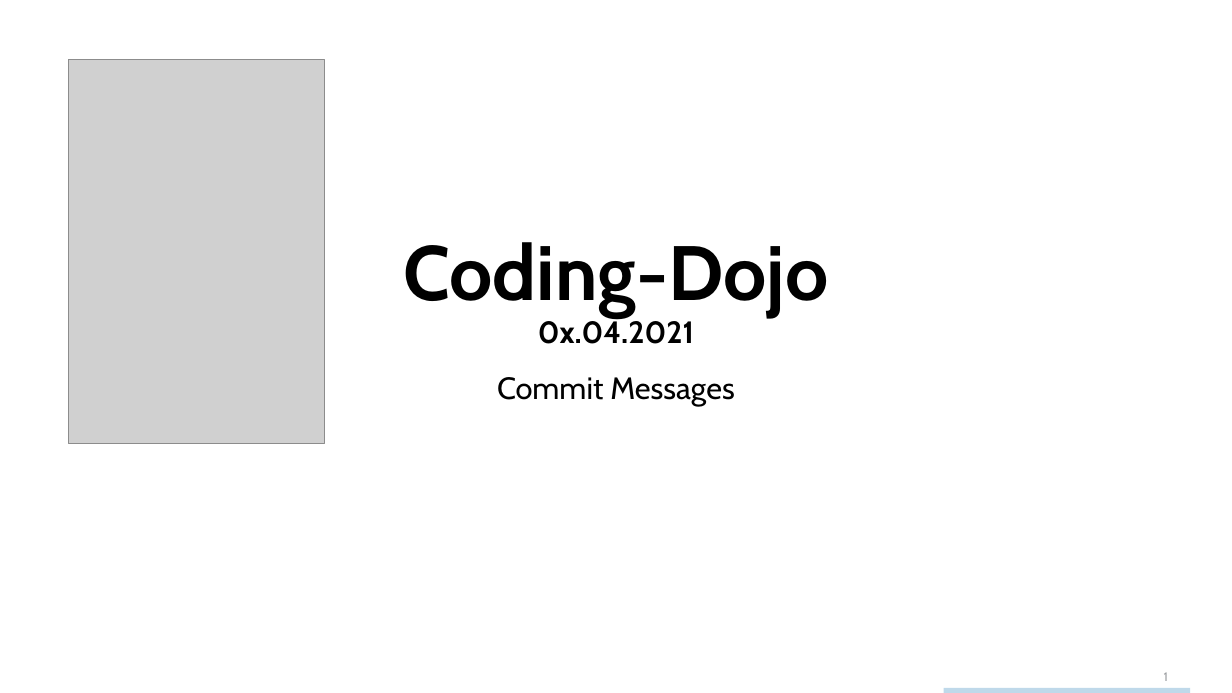
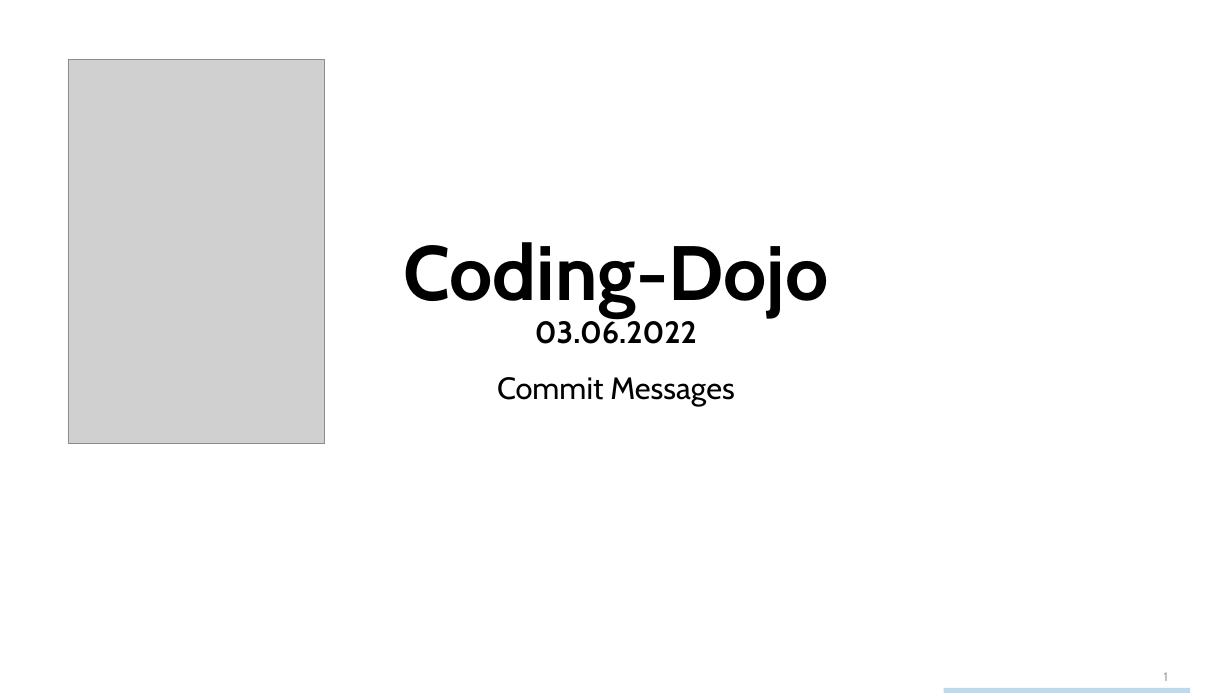
Before and after one commit to techtalk/CodingDojos, a slide deck: slide 1 of CommitMessages/CodingDojo_CommitMessages.pptx. Drawn at 1232x693 pixels with LibreOffice and Linux fonts; fonts in the diff are those of the drawing; grey boxes stand for pictures; background and template pictures are left out. Boxes give left, top, right and bottom in pixels: in the first picture for what was removed or moved away, otherwise in the second. Text is boxed around its words. In the diff, an @@ line names an element or a change of style, - is before the commit and + after.

```diff
--- a/CommitMessages/CodingDojo_CommitMessages.pptx
+++ b/CommitMessages/CodingDojo_CommitMessages.pptx
@@ title at [403,242,828,344]: text changed @@
-Coding-Dojo
-0x.04.2021
+Coding-Dojo
+03.06.2022
```
Also in this commit, not shown: 3 other slides changed.
